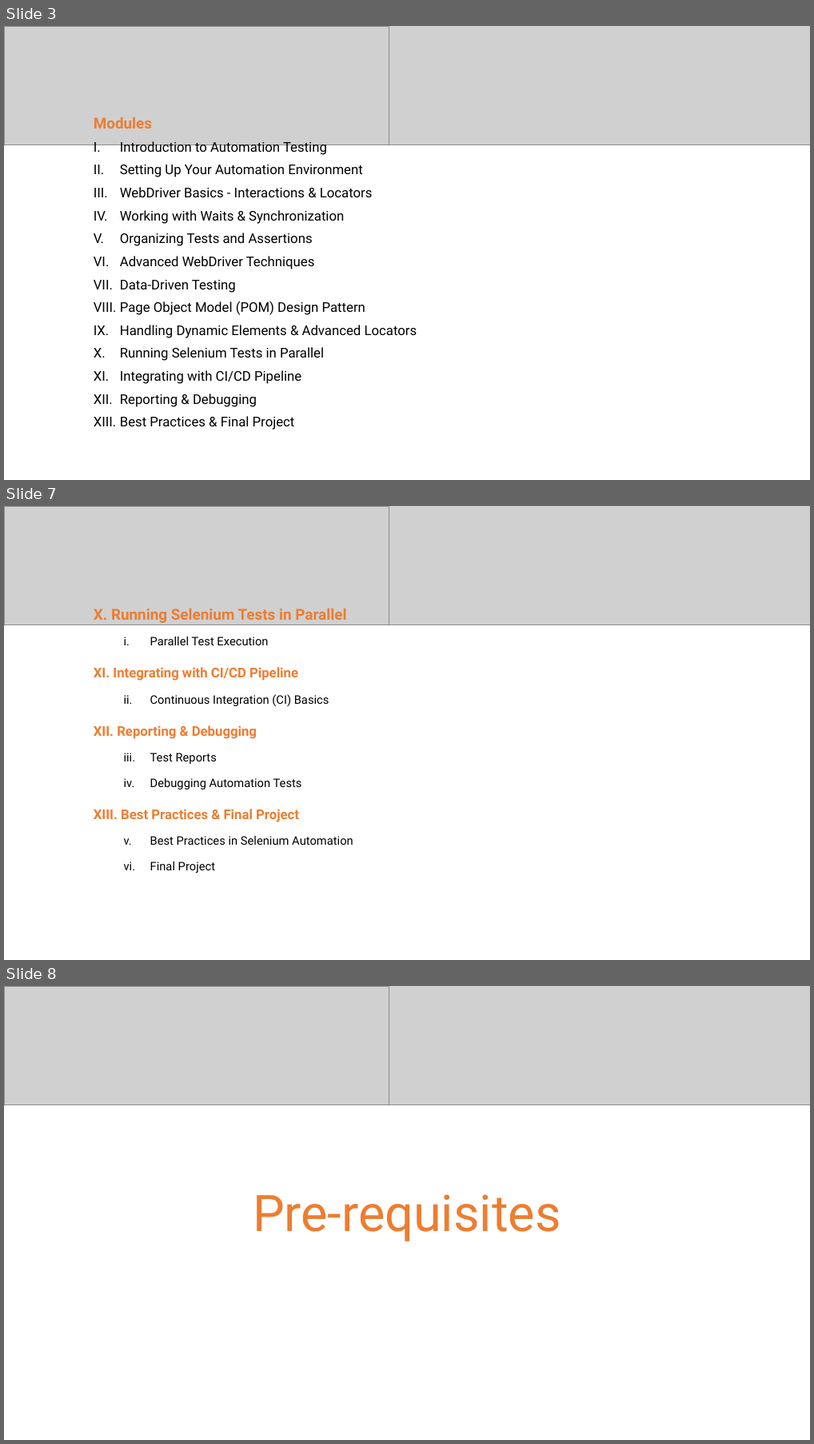
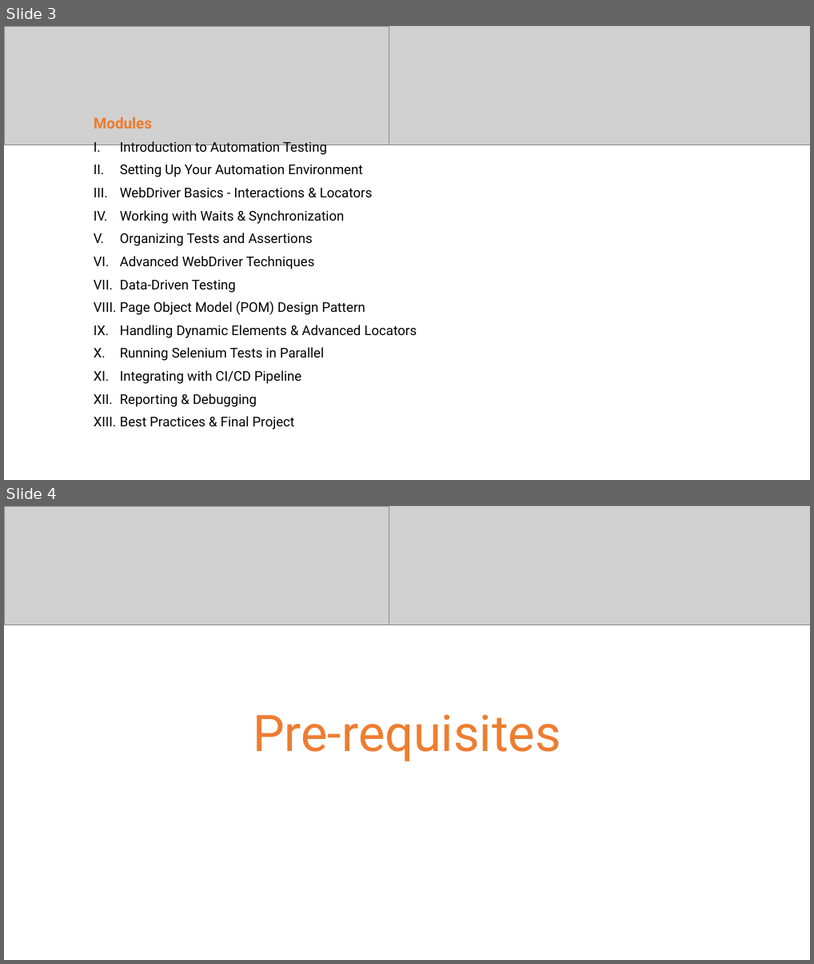
Before and after one commit to jhay0513/ATMBAutoBootCamp, a slide deck: Deck/C# Selenium Test Automation Bootcamp Kick-Off.pptx. Shown one above the other, each under a label of ours: slides 3, 7 and 8 before the commit, slides 3 and 4 after it; the slides between them are not shown. The pictures are 814x1444 and 814x964 pixels, drawn with LibreOffice and Linux fonts; fonts in the diff are those of the drawing; grey boxes stand for pictures. Boxes give left, top, right and bottom in pixels: in the first picture for what was removed or moved away, otherwise in the second. Text is boxed around its words. In the diff, an @@ line names an element or a change of style, - is before the commit and + after.

```diff
--- a/Deck/C# Selenium Test Automation Bootcamp Kick-Off.pptx
+++ b/Deck/C# Selenium Test Automation Bootcamp Kick-Off.pptx
@@ slide 7 removed at bbox=[4, 506, 810, 960], background #FFFFFF @@
@@ picture removed at bbox=[4, 506, 428, 624] @@
@@ picture removed at bbox=[390, 506, 810, 624] @@
@@ text removed at bbox=[94, 608, 354, 872] @@
-X. Running Selenium Tests in Parallel
-  i. Parallel Test Execution
-XI. Integrating with CI/CD Pipeline
-  i. Continuous Integration (CI) Basics
-XII. Reporting & Debugging
-  i. Test Reports
-  ii. Debugging Automation Tests
-XIII. Best Practices & Final Project
-  i. Best Practices in Selenium Automation
-  ii. Final Project
@@ what was slide 8 is now slide 4 @@
```
Also in this commit, not shown: 3 other slides removed, 4 other files.
